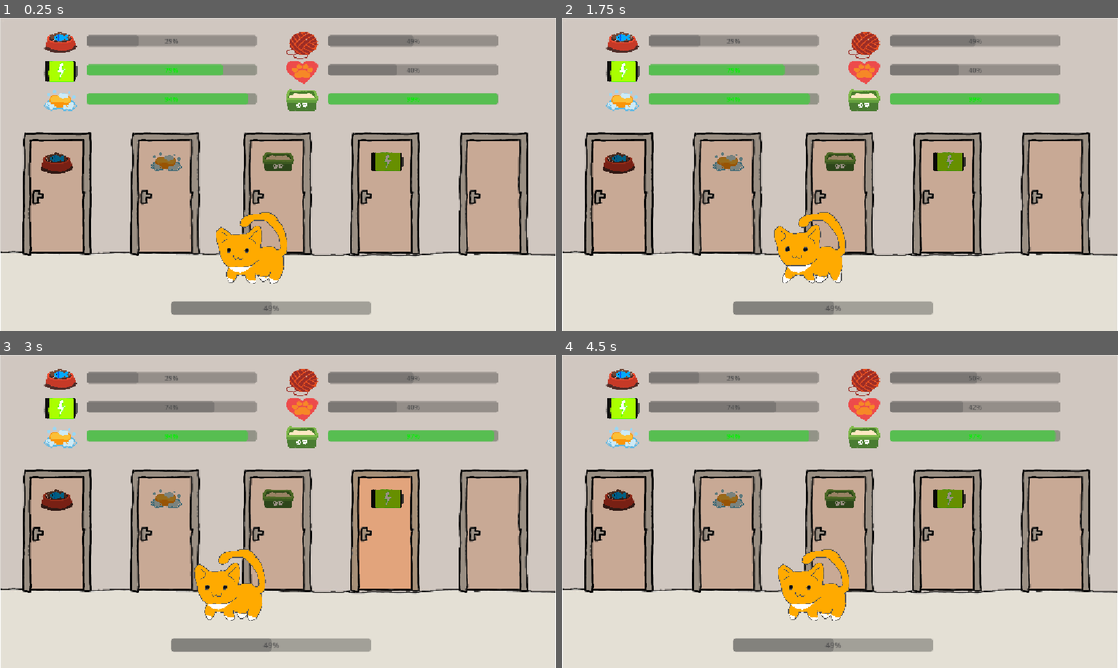
Above: before the commit, frames 1-4 (two rows, left to right).
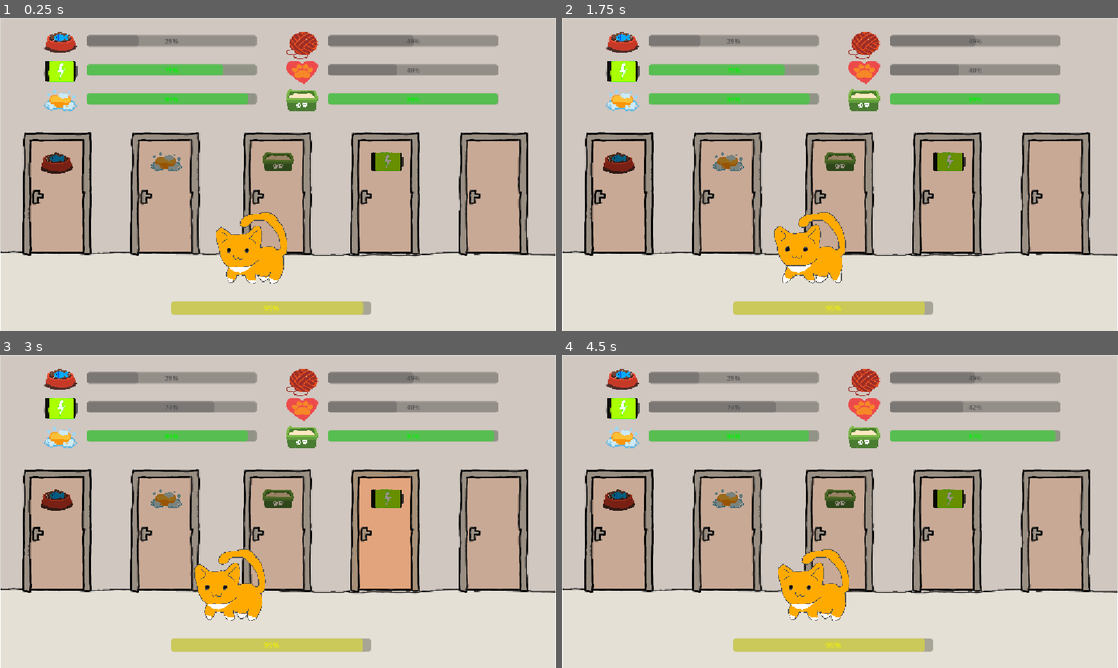
Above: after the commit, the same moments.

Repository: HipolitoThe3rd/Cat-Game
Game: Godot game, scene res://scenes/hub.tscn
Same seed, same stepped clock (60 frames per second), same inputs: the game is played once before the commit and once after it. Sound files missing from this copy of the repository are replaced by a short silence.
Inputs (mouse positions are in pixels of both pictures, inside the frame that each line leads up to):
- Up to frame 1 (0.25 s): no input
- Up to frame 2 (1.75 s): click (617, 193) at 0.5 s; click (1067, 58) at 1.25 s
- Up to frame 3 (3 s): tap Enter (ui_accept) at 2 s; drag from (244, 583) to (333, 442) at 2.02 s; drag from (444, 558) to (250, 574) at 2.77 s
- Up to frame 4 (4.5 s): click (728, 530) at 3.5 s; click (1067, 395) at 4.25 s

The runs differ from the first frame. In frame 1, 1.5% of the frame differs, in the area x 30-66%, y 90-95%; in frame 2, 1.5%; in frame 3, 1.5%; in frame 4, 1.5%.

Commit message:
checkpoint before secret cutscene

Diff:
--- /dev/null
+++ b/scenes/secret_scene.tscn
@@ -0,0 +1,68 @@
+[gd_scene load_steps=9 format=3 uid="uid://l17bv41fqspv"]
+
+[ext_resource type="Script" uid="uid://dk1dcicf3scyg" path="res://scripts/secret_scene.gd" id="1_tbg4m"]
+[ext_resource type="Texture2D" uid="uid://cpf0xt4tjp8vg" path="res://sprites/ui/IconBack.png" id="2_nywmp"]
+[ext_resource type="Texture2D" uid="uid://chh237kv5fgim" path="res://sprites/ui/IconBackPressed.png" id="3_k6o61"]
+[ext_resource type="Texture2D" uid="uid://dv7ykceyk2ka1" path="res://sprites/ui/IconBackHover.png" id="4_nl4ye"]
+[ext_resource type="Texture2D" uid="uid://5k0e5wmums7" path="res://sprites/cat_love_0.png" id="5_6hjp7"]
+[ext_resource type="AudioStream" uid="uid://dht7shhxsybj4" path="res://sfx/meow_secret.mp3" id="5_nywmp"]
+[ext_resource type="Texture2D" uid="uid://85ln1odqb2e7" path="res://sprites/cat_love_1.png" id="6_s0rti"]
+
+[sub_resource type="SpriteFrames" id="SpriteFrames_y4fsq"]
+animations = [{
+"frames": [{
+"duration": 1.0,
+"texture": ExtResource("5_6hjp7")
+}, {
+"duration": 1.0,
+"texture": ExtResource("6_s0rti")
+}],
+"loop": true,
+"name": &"default",
+"speed": 5.0
+}]
+
+[node name="SecretScene" type="Node2D"]
+script = ExtResource("1_tbg4m")
+
+[node name="UI" type="Control" parent="."]
+layout_mode = 3
+offset_right = 1152.0
+offset_bottom = 648.0
+
+[node name="Background" type="ColorRect" parent="UI"]
+layout_mode = 1
+anchors_preset = 15
+anchor_right = 1.0
+anchor_bottom = 1.0
+grow_horizontal = 2
+grow_vertical = 2
+color = Color(0.22745098, 0.39215687, 0.4745098, 1)
+
+[node name="BackButton" type="TextureButton" parent="UI"]
+layout_mode = 1
+anchors_preset = 1
+anchor_left = 1.0
+anchor_right = 1.0
+offset_left = -171.0
+offset_top = 20.0
+offset_right = 140.0
+offset_bottom = 283.0
+grow_horizontal = 0
+scale = Vector2(0.5, 0.5)
+texture_normal = ExtResource("2_nywmp")
+texture_pressed = ExtResource("3_k6o61")
+texture_hover = ExtResource("4_nl4ye")
+
+[node name="SFXSecret" type="AudioStreamPlayer" parent="."]
+stream = ExtResource("5_nywmp")
+autoplay = true
+
+[node name="AnimatedSprite2D" type="AnimatedSprite2D" parent="."]
+position = Vector2(496.00003, 334)
+scale = Vector2(0.5230469, 0.5230469)
+sprite_frames = SubResource("SpriteFrames_y4fsq")
+autoplay = "default"
+
+[connection signal="button_down" from="UI/BackButton" to="." method="_on_back_button_button_down"]
+[connection signal="finished" from="SFXSecret" to="." method="_on_sfx_secret_finished"]
--- a/scripts/cat_hub.gd
+++ b/scripts/cat_hub.gd
@@ -183,7 +183,6 @@
 
 func pet_cat() -> void:
 	Global.affection = min(100, Global.affection + 0.1)
-	Global.entertainment = min(100, Global.entertainment + 0.05)
 
 
 func play_with_cat() -> void:
--- a/scripts/global.gd
+++ b/scripts/global.gd
@@ -11,6 +11,7 @@
 var cursor_scooper_pressed = load("res://sprites/cursors/cursor_scooper_pressed.png")
 var cursor_laser = load("res://sprites/cursors/cursor_laser.png")
 var cursor_laser_pressed = load("res://sprites/cursors/cursor_laser_pressed.png")
+var cursor_secret = load("res://sprites/cursors/cursor_secret.png")
 
 # small cursors for web version
 var smcursor_default = load("res://sprites/cursors/smcursor_default.png")
@@ -21,13 +22,14 @@
 var smcursor_scooper_pressed = load("res://sprites/cursors/smcursor_scooper_pressed.png")
 var smcursor_laser = load("res://sprites/cursors/smcursor_laser.png")
 var smcursor_laser_pressed = load("res://sprites/cursors/smcursor_laser_pressed.png")
+var smcursor_secret = load("res://sprites/cursors/smcursor_secret.png")
 
 
 # Tracks the cursor path
 var cursor_path: Resource = null
 
 # Cat mood system globals
-var mood = 50 # how happy the cat is; 0 is minimum and 100 is maximum, default 50
+var mood = 96 # how happy the cat is; 0 is minimum and 100 is maximum, default 50
 
 # Cat mood contributors
 var hunger = 30 # 0 to 100, affects mood and behavior, default 30
--- a/scripts/hub.gd
+++ b/scripts/hub.gd
@@ -76,9 +76,15 @@
 func _on_cat_mouse_entered() -> void:
 	#print("cursor entered cat")
 	if Global.web_version:
-		Input.set_custom_mouse_cursor(Global.smcursor_pet)
+		if Global.mood >= 95:
+			Input.set_custom_mouse_cursor(Global.smcursor_secret)
+		else:
+			Input.set_custom_mouse_cursor(Global.smcursor_pet)
 	else:
-		Input.set_custom_mouse_cursor(Global.cursor_pet)
+		if Global.mood >= 95:
+			Input.set_custom_mouse_cursor(Global.cursor_secret)
+		else:
+			Input.set_custom_mouse_cursor(Global.cursor_pet)
 
 func _on_cat_mouse_exited() -> void:
 	#print("cursor exited cat")
--- /dev/null
+++ b/scripts/secret_scene.gd
@@ -0,0 +1,19 @@
+### Scene that is only accessible when
+### Cat is at 95 mood or higher.
+class_name SecretScene
+extends Node2D
+
+@onready var back_button = $UI/BackButton
+
+## PREMADE FUNCTIONS
+func _ready() -> void:
+	back_button.visible = false
+	back_button.disabled = true
+
+## SIGNALS
+func _on_sfx_secret_finished() -> void:
+	back_button.visible = true
+	back_button.disabled = false
+
+func _on_back_button_button_down() -> void:
+	get_tree().change_scene_to_file("res://scenes/hub.tscn")
Not shown, added: scripts/secret_scene.gd.uid
Not shown, added: sfx/meow_secret.mp3.import
Binary file added: sprites/cat_love_0.png
Not shown, added: sprites/cat_love_0.png.import
Binary file added: sprites/cat_love_1.png
Not shown, added: sprites/cat_love_1.png.import
Binary file added: sprites/cursors/cursor_secret.png
Not shown, added: sprites/cursors/cursor_secret.png.import
Binary file added: sprites/cursors/smcursor_secret.png
Not shown, added: sprites/cursors/smcursor_secret.png.import
Not shown, added: sfx/meow_secret.mp3
